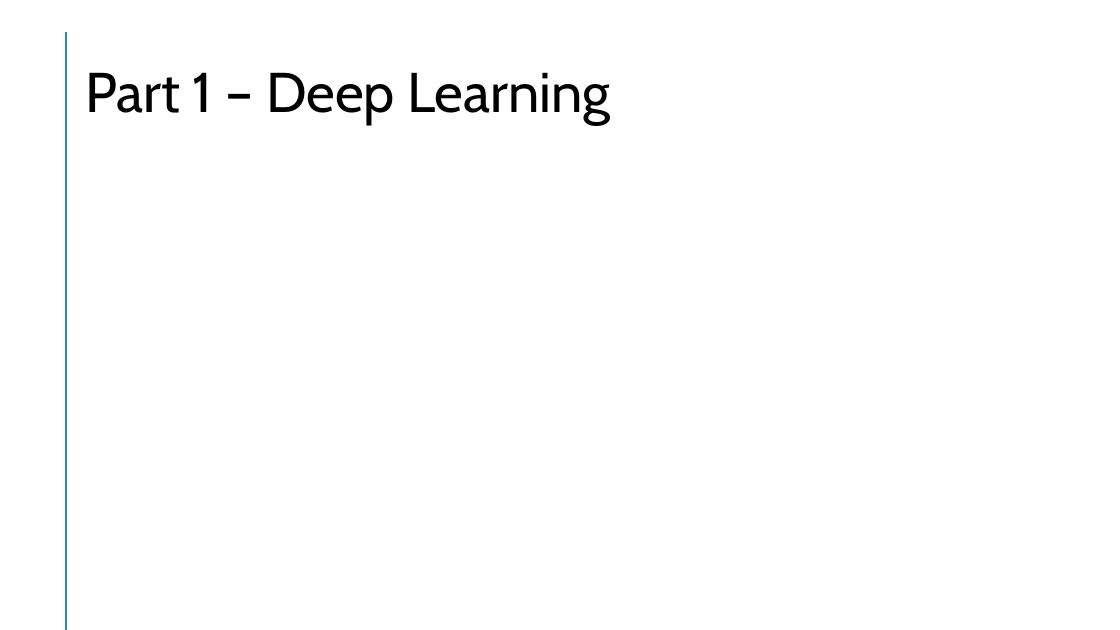
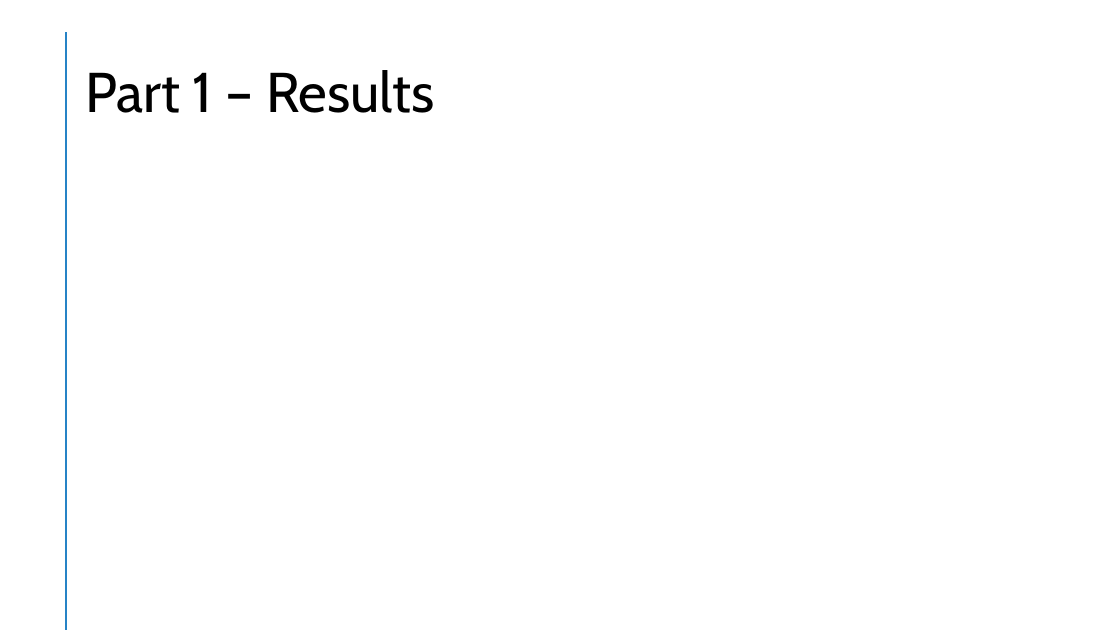
Before and after one commit to jtmilleer/aml_project, a slide deck: slide 3 of Documentation/Final Presentation.pptx. Drawn at 1120x630 pixels with LibreOffice and Linux fonts; fonts in the diff are those of the drawing. Boxes give left, top, right and bottom in pixels: in the first picture for what was removed or moved away, otherwise in the second. Text is boxed around its words. In the diff, an @@ line names an element or a change of style, - is before the commit and + after.

```diff
--- a/Documentation/Final Presentation.pptx
+++ b/Documentation/Final Presentation.pptx
@@ title at [85,70,435,113]: text changed @@
-Part 1 – Deep Learning
+Part 1 – Results
```
Also in this commit, not shown: 3 other slides changed, 2 slides added.
